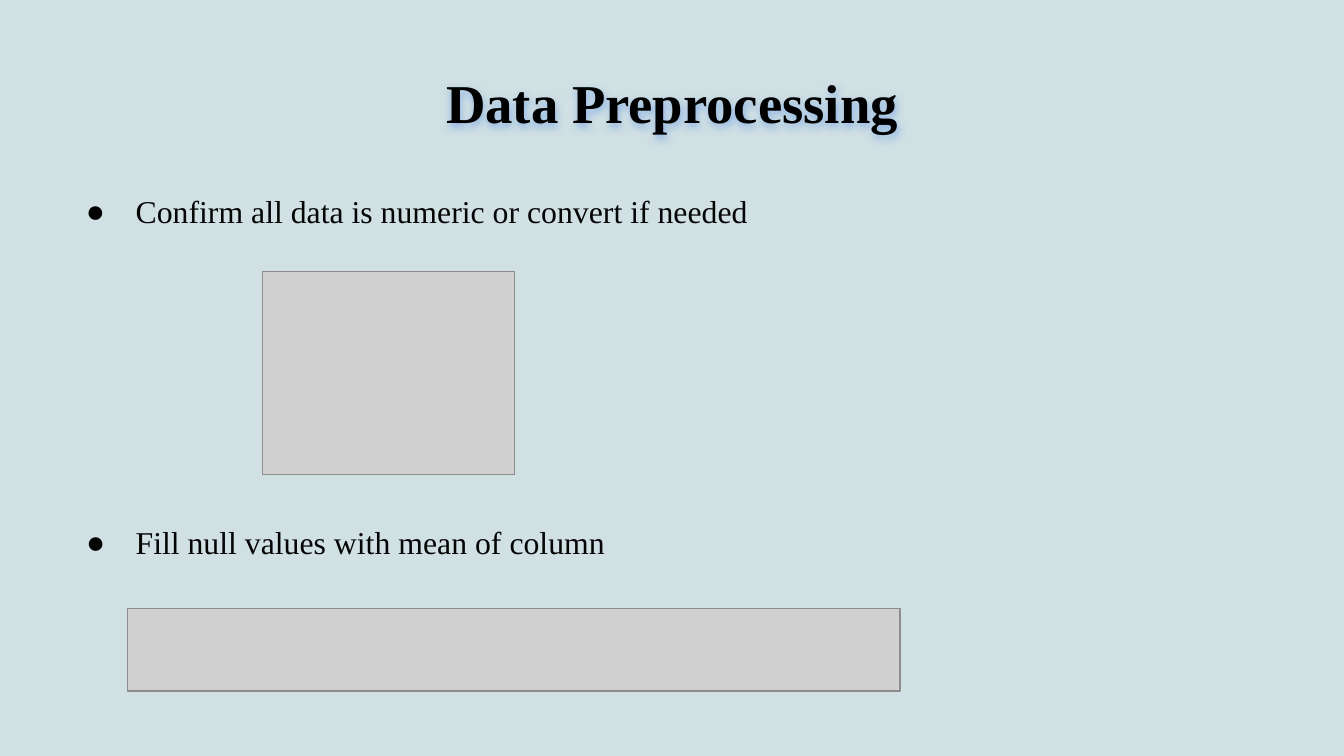
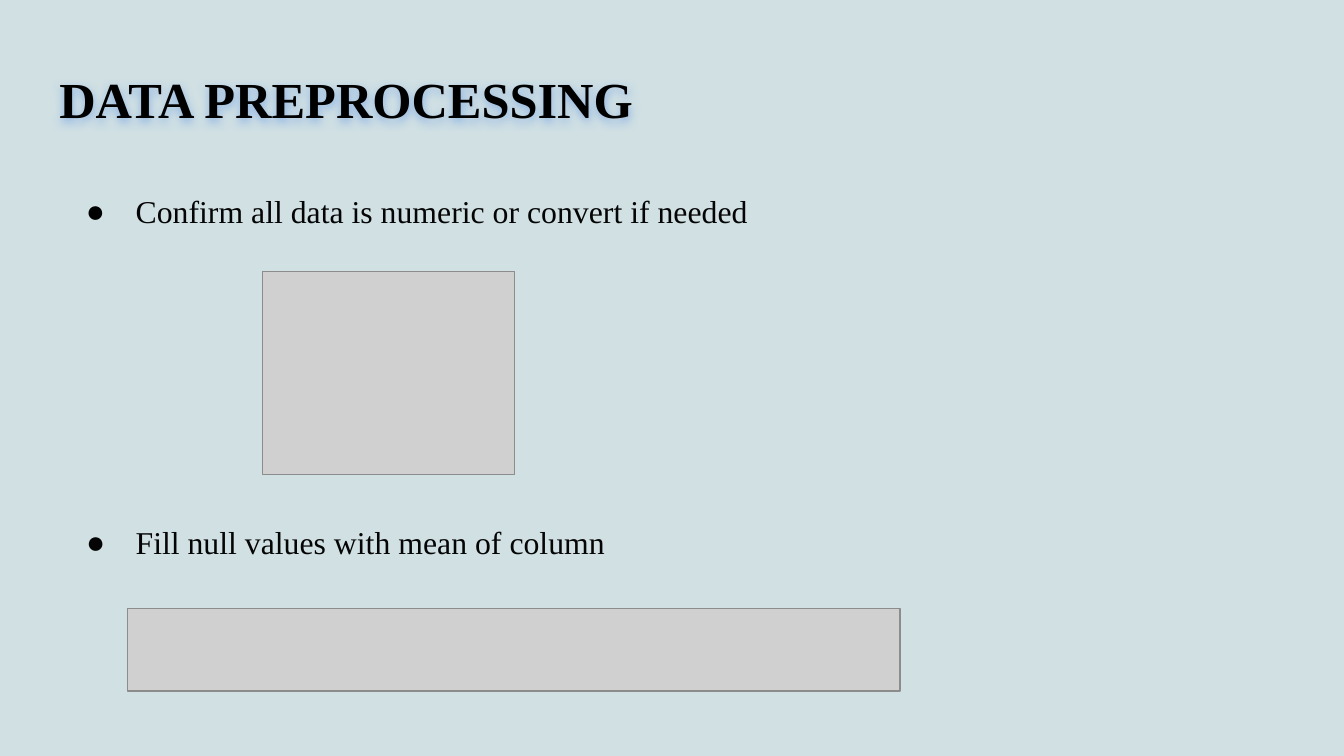
Before and after one commit to jessezimm/Environmental_Sustainability, a slide deck: slide 5 of Environmental_Sustainability (2).pptx. Drawn at 1344x756 pixels with LibreOffice and Linux fonts; fonts in the diff are those of the drawing; grey boxes stand for pictures. Boxes give left, top, right and bottom in pixels: in the first picture for what was removed or moved away, otherwise in the second. Text is boxed around its words. In the diff, an @@ line names an element or a change of style, - is before the commit and + after.

```diff
--- a/Environmental_Sustainability (2).pptx
+++ b/Environmental_Sustainability (2).pptx
@@ title at (59,84,632,119): text changed; size 29.3 to 27 pt @@
-Data Preprocessing
+DATA PREPROCESSING
```
Also in this commit, not shown: 5 other slides changed, 2 slides added, 1 slide removed.
